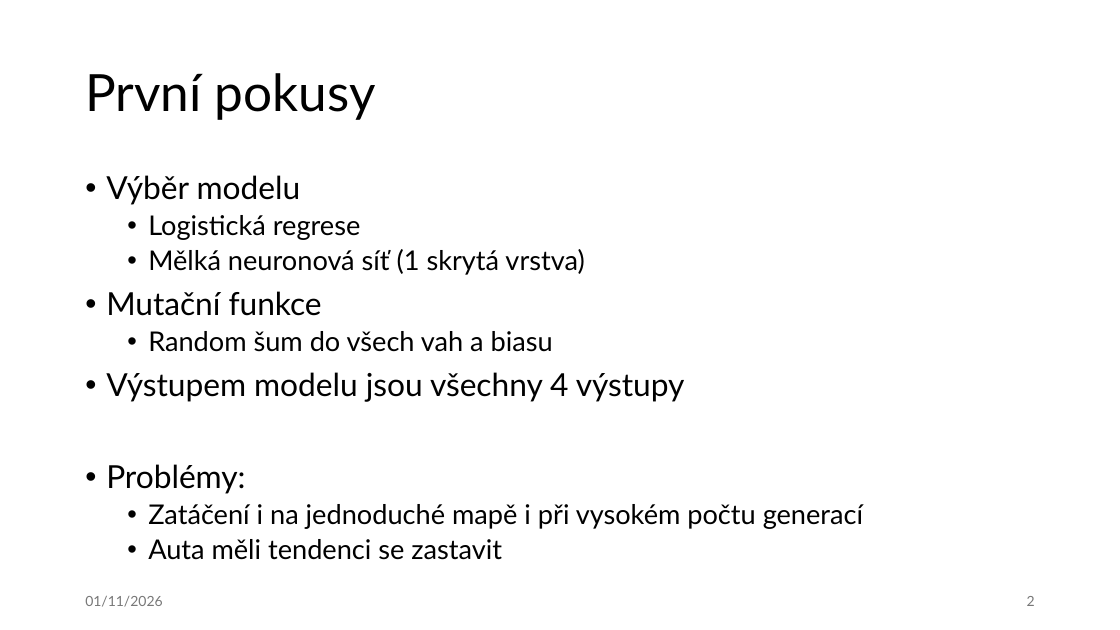
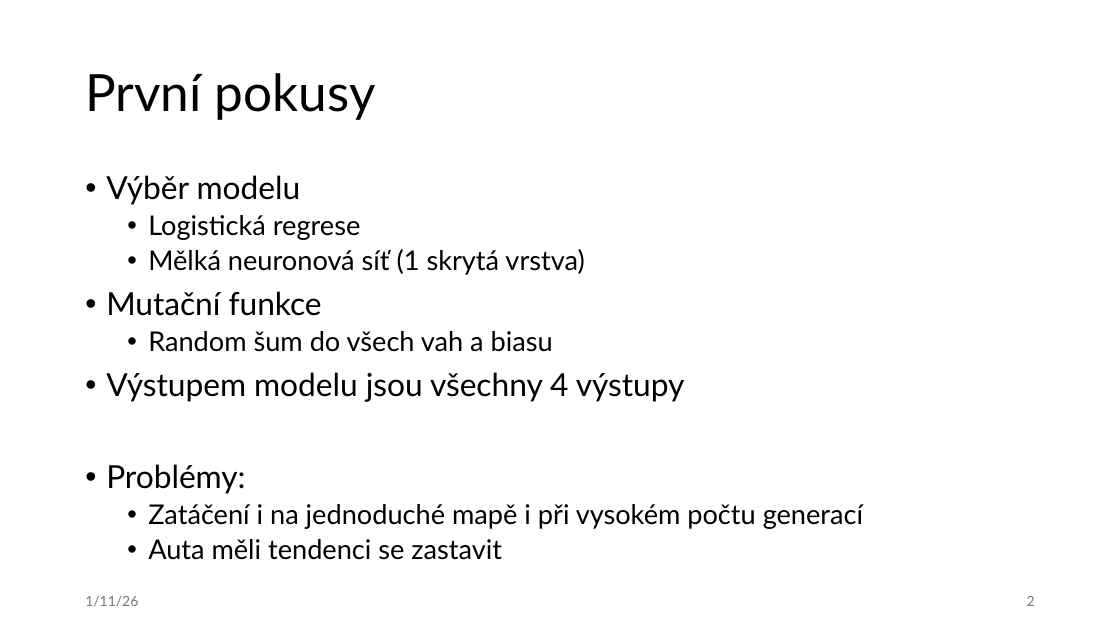
Before and after one commit to MrkacekVladimir/AI_Cart_engine_SNOW, a slide deck: slide 2 of submission/SNOW.pptx. Drawn at 1120x630 pixels with LibreOffice and Linux fonts; fonts in the diff are those of the drawing. Boxes give left, top, right and bottom in pixels: in the first picture for what was removed or moved away, otherwise in the second. Text is boxed around its words. In the diff, an @@ line names an element or a change of style, - is before the commit and + after.

```diff
--- a/submission/SNOW.pptx
+++ b/submission/SNOW.pptx
@@ text at (x1=85, y1=596, x2=138, y2=607): text changed @@
-01/11/2026
+1/11/26
```
Also in this commit, not shown: 7 other slides changed.
